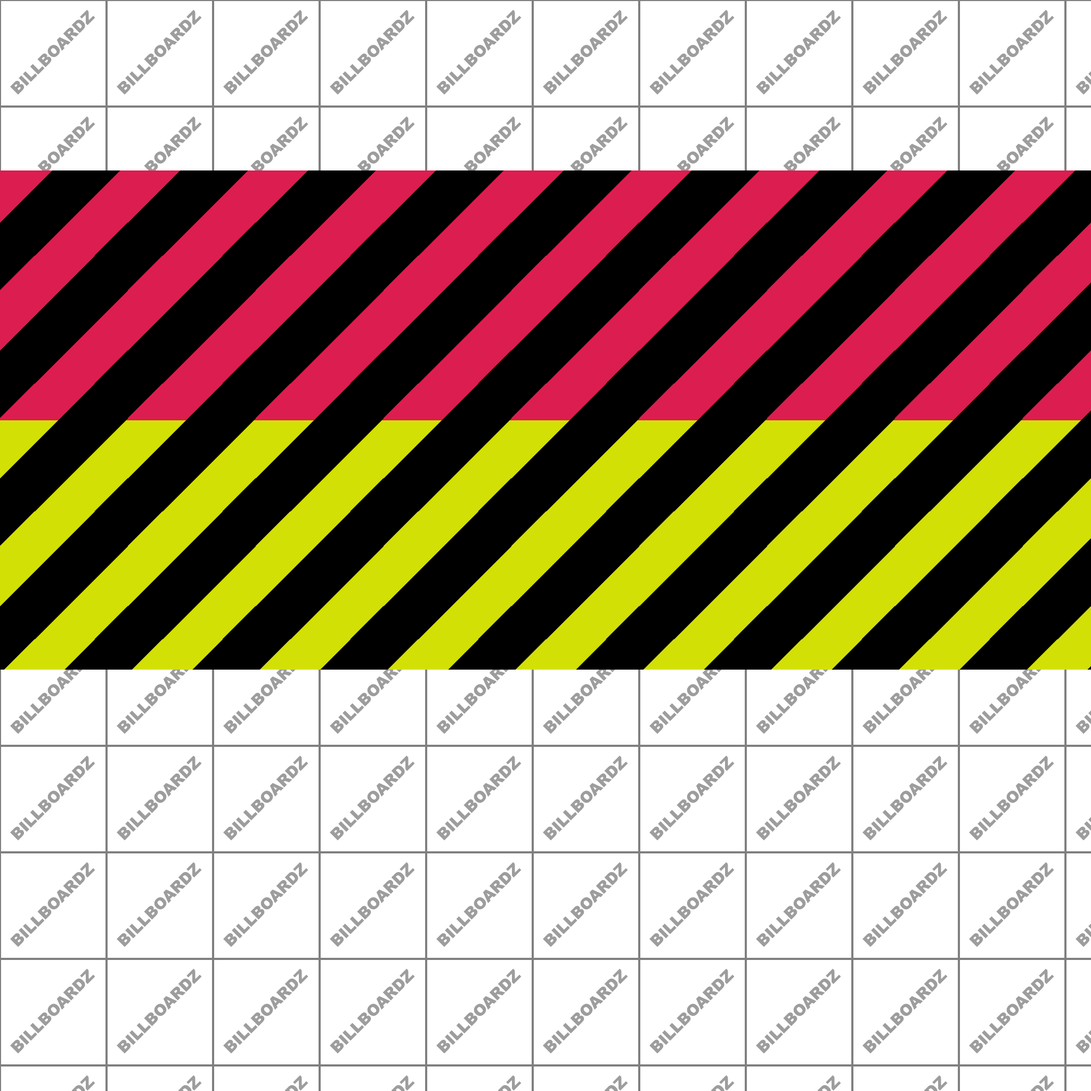
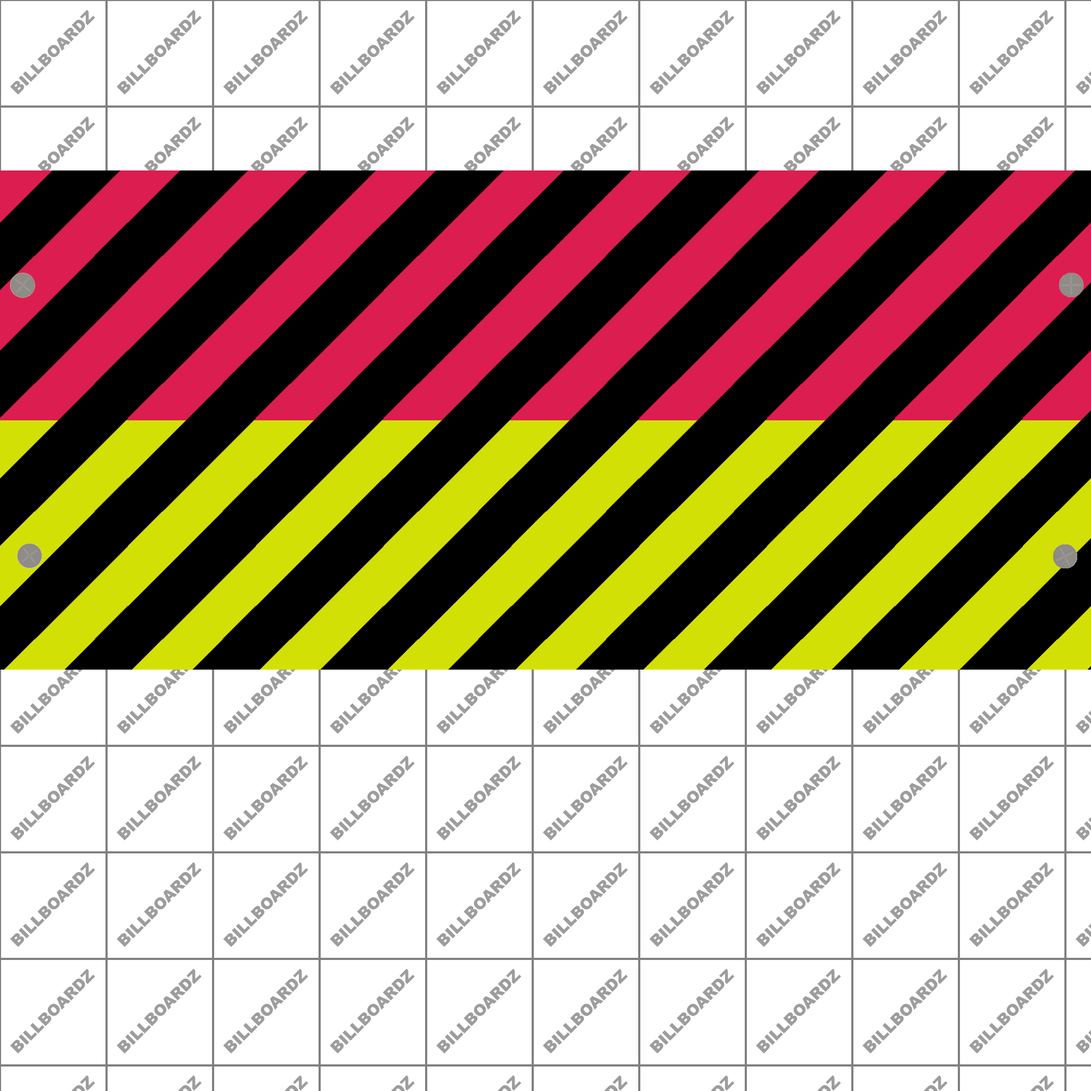
Revision of a layered (1091, 1091) image; what changed, layer by layer:
painted on "Upper Mask" over [10, 272, 1085, 298]
painted on "Lower Mask" over [17, 543, 1078, 569]
painted on "Background" over [10, 272, 1085, 569]
